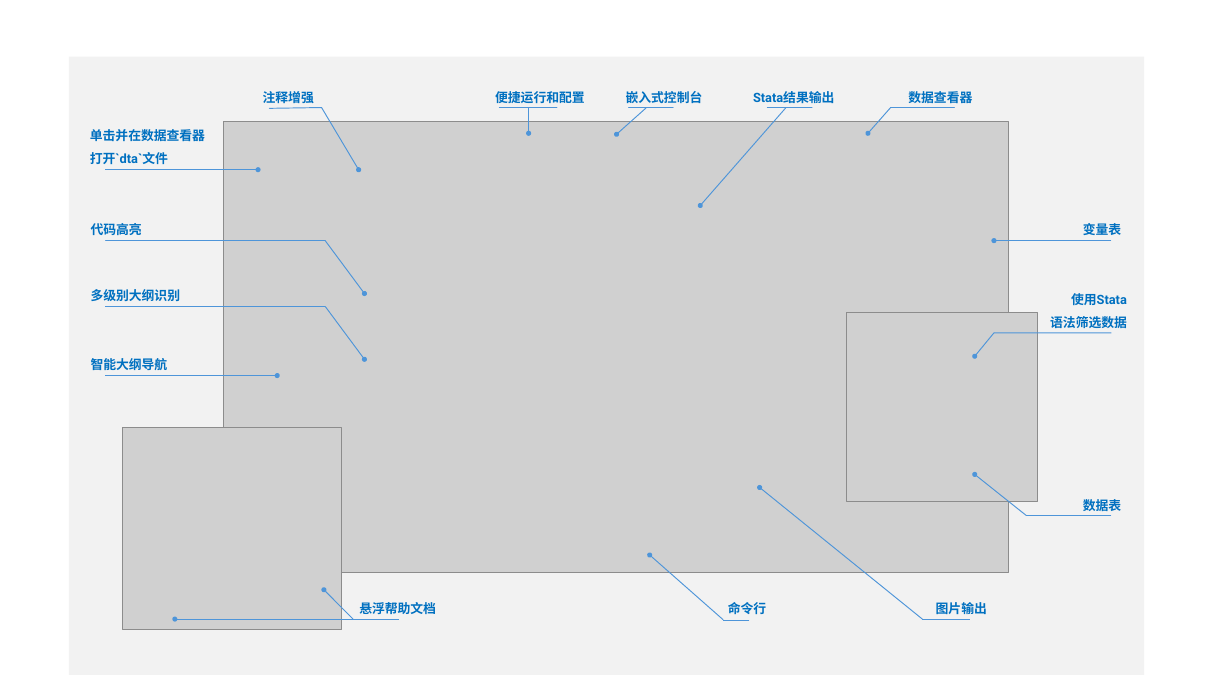
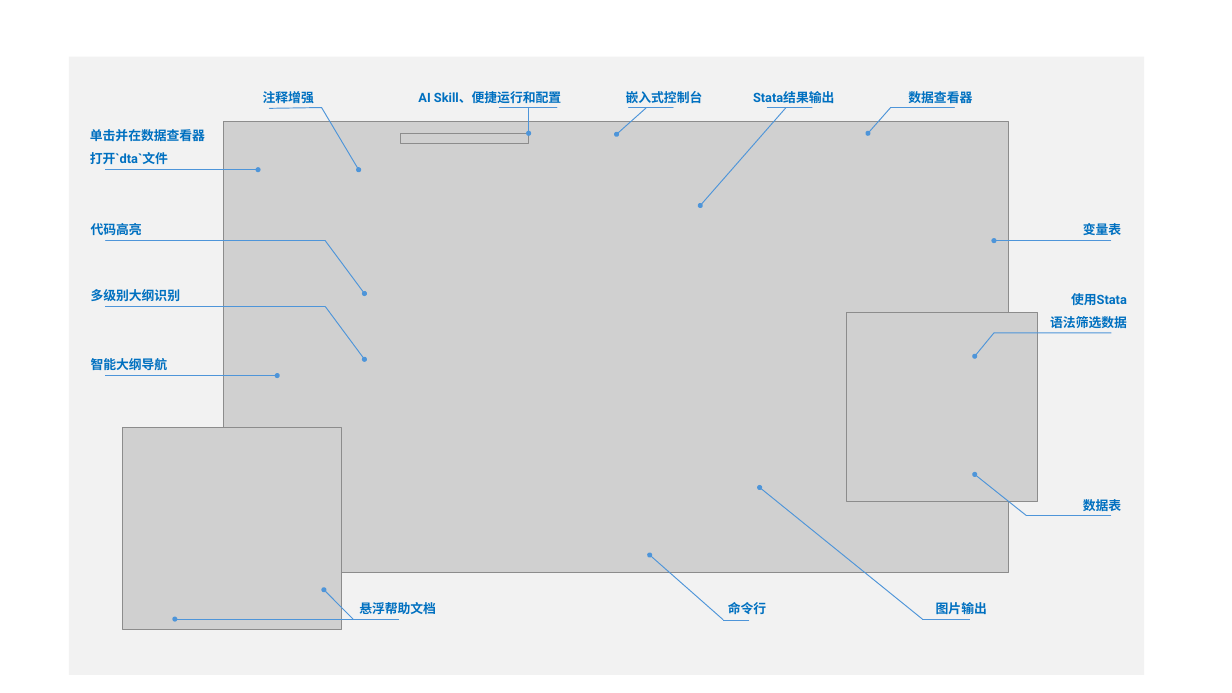
Before and after one commit to ZihaoVistonWang/stata-all-in-one, a slide deck: slide 2 of img/example-marked.pptx. Drawn at 1232x693 pixels with LibreOffice and Linux fonts; fonts in the diff are those of the drawing; grey boxes stand for pictures. Boxes give left, top, right and bottom in pixels: in the first picture for what was removed or moved away, otherwise in the second. Text is boxed around its words. In the diff, an @@ line names an element or a change of style, - is before the commit and + after.

```diff
--- a/img/example-marked.pptx
+++ b/img/example-marked.pptx
@@ text at (418,91,561,103): text changed @@
-便捷运行和配置
+AI Skill、便捷运行和配置
@@ picture added at (401,133,530,143) @@
```
Also in this commit, not shown: 1 other slide changed, 13 other files.
